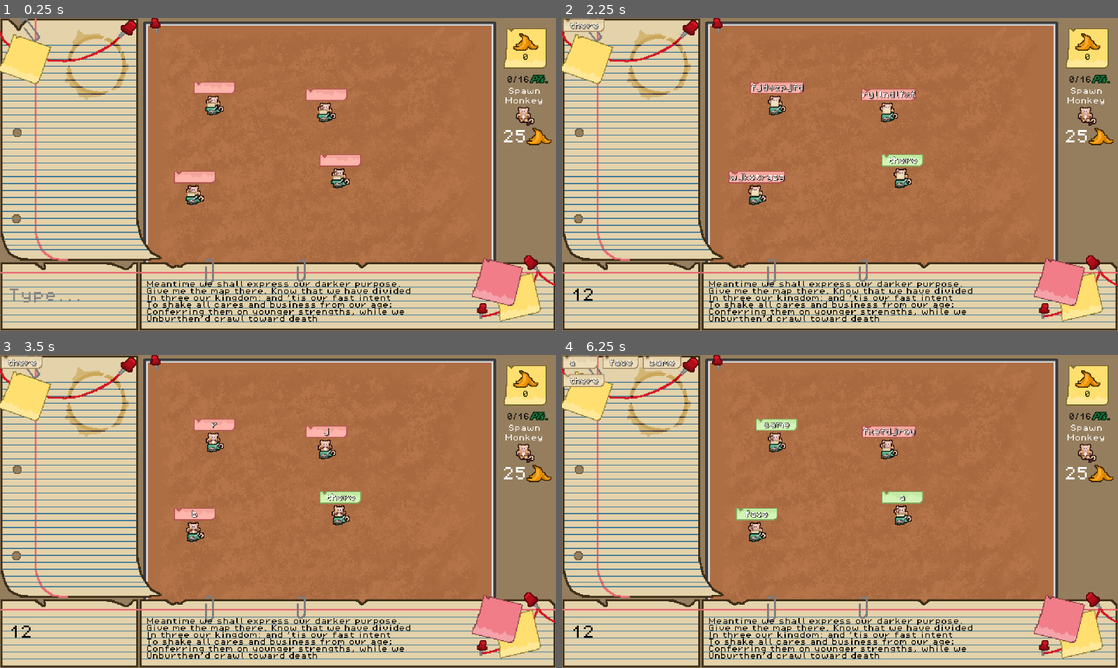
Above: before the commit, frames 1-4 (two rows, left to right).
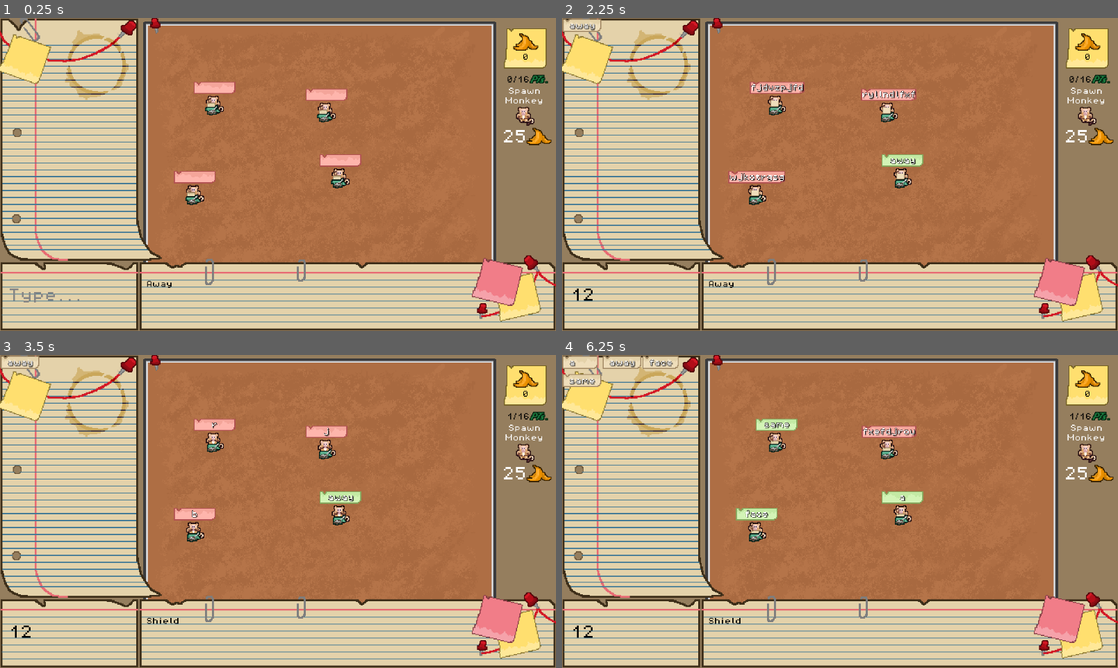
Above: after the commit, the same moments.

Repository: levienk/GMTK-Game-Jam-2024
Game: Godot game, scene res://game.tscn
Same seed, same stepped clock (60 frames per second), same inputs: the game is played once before the commit and once after it.
Inputs (mouse positions are in pixels of both pictures, inside the frame that each line leads up to):
- Up to frame 1 (0.25 s): no input
- Up to frame 2 (2.25 s): click (634, 296) at 0.52 s; type "12" at 0.6 s; click "25" at 1.25 s; click "25" at 2 s
- Up to frame 3 (3.5 s): click (16, 361) at 2.75 s
- Up to frame 4 (6.25 s): click (578, 361) at 3.5 s; click "25" at 4.25 s; click (578, 361) at 5 s; click (578, 361) at 5.77 s

The runs differ from the first frame. In frame 1, 1.6% of the frame differs, in the area x 26-74%, y 84-98%; in frame 2, 1.8%; in frame 3, 1.8%; in frame 4, 2.0%, in the area x 0-93%, y 0-98%.

Commit message:
Connect WordBox to QuoteBox

Diff:
--- a/interface/quote_box.gd
+++ b/interface/quote_box.gd
@@ -10,15 +10,18 @@
 # Called when the node enters the scene tree for the first time.
 func _ready() -> void:
 	get_new_quote()
+	SignalBus.send_word_to_quote.connect(_on_send_word_to_quote)
 
 func get_new_quote():
 	# Update the level and recieve the quote
-	text_selector.update_level()
-	text_selector.update_level()
-	text_selector.update_level()
-	text_selector.update_level()
-	text_selector.update_level()
-	quote = text_selector.get_random_quote()
+	if Points.points == 16:
+		quote = "You win!"
+	# Update every two points, and not when the game first launches
+	elif Points.points % 2 == 0 && Points.points != 0:
+		text_selector.update_level()
+		quote = text_selector.get_random_quote()
+	else:
+		quote = text_selector.get_random_quote()
 	label.bbcode_text = quote
 
 	# Create a list of words
@@ -41,9 +44,9 @@
 	# Update Monkey quote_word_list
 	SignalBus.new_quote_words.emit(word_list)
 
+# From SignalBus WordBox button
 # Change color of words in quote and update word_list when WordBox entered
-func _on_area_entered(word: String):
-	# TODO NOT LINKED YET
+func _on_send_word_to_quote(word: String):
 	if word_list.has(word):
 		word_list.erase(word)
 		# The quote has been completed!
--- a/interface/word_box.gd
+++ b/interface/word_box.gd
@@ -12,3 +12,6 @@
 
 func create(word: String) -> void:
 	set_text(word)
+
+func _pressed() -> void:
+	SignalBus.send_word_to_quote.emit($TextBoundary/Label.text)
--- a/signal_bus.gd
+++ b/signal_bus.gd
@@ -7,3 +7,5 @@
 signal new_quote_words(words: Array)
 
 signal spawn_monkey()
+
+signal send_word_to_quote(word: String)
